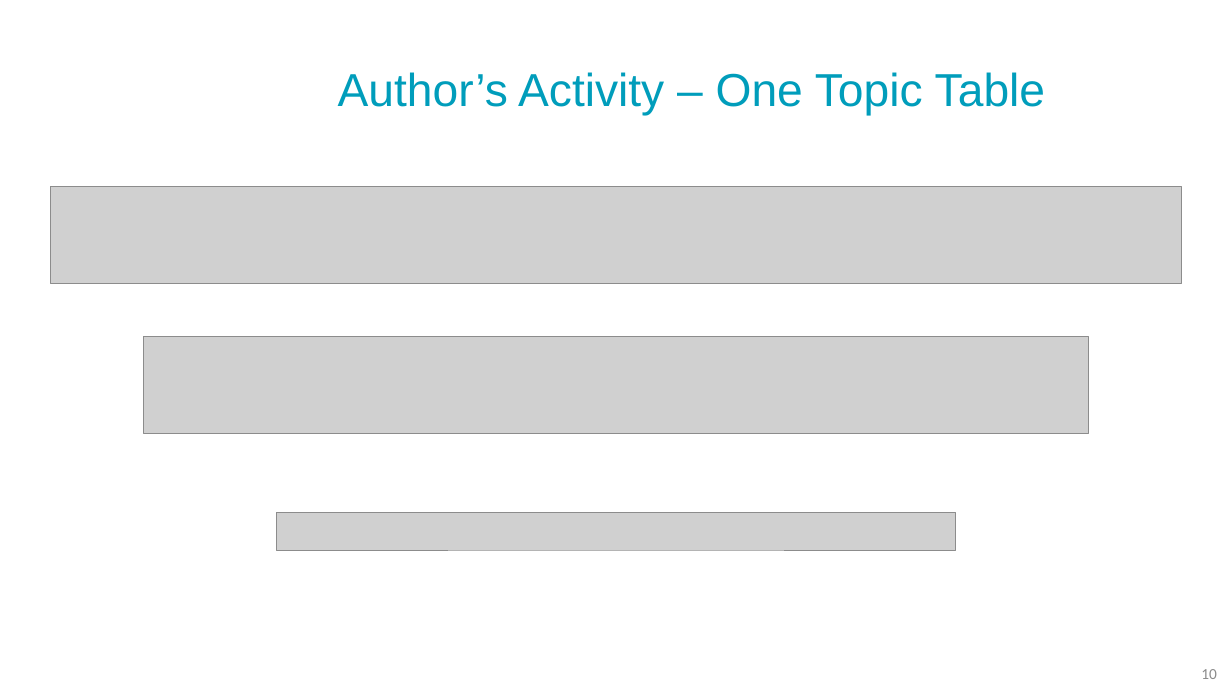
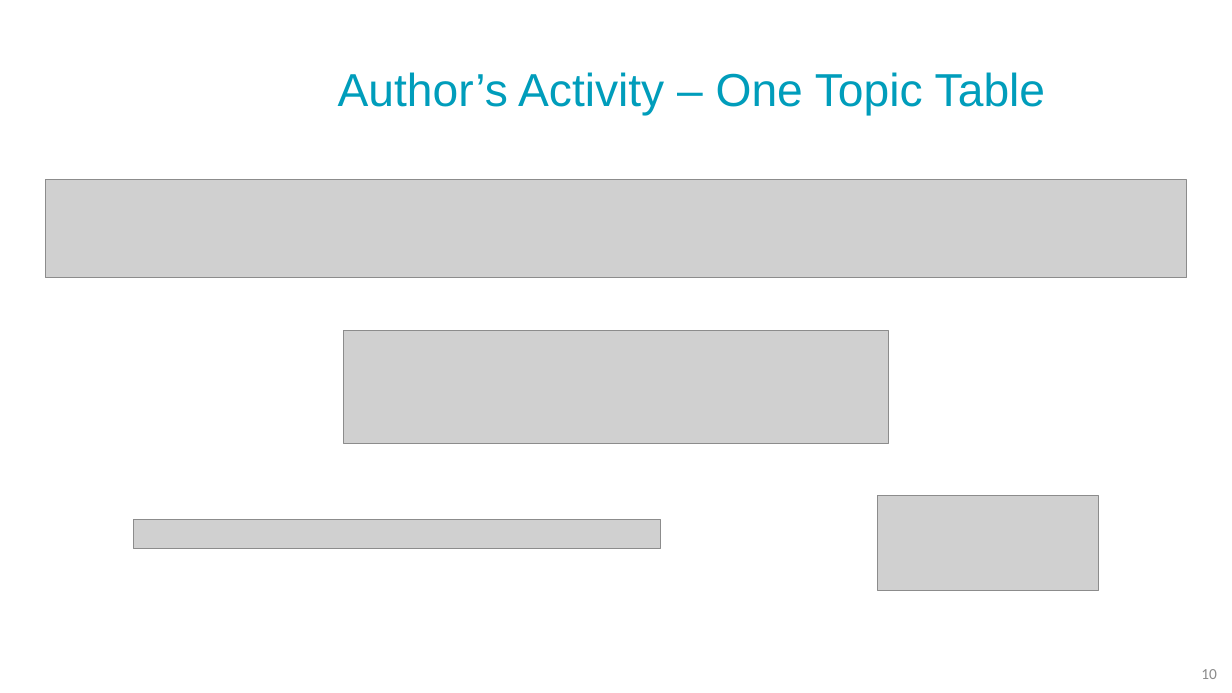
Before and after one commit to NoaTal1996/Backbone-Graph, a slide deck: slide 10 of docs/meeting_with_Sayiqan/20250721.pptx. Drawn at 1232x693 pixels with LibreOffice and Linux fonts; fonts in the diff are those of the drawing; grey boxes stand for pictures; background and template pictures are left out. Boxes give left, top, right and bottom in pixels: in the first picture for what was removed or moved away, otherwise in the second. Text is boxed around its words. In the diff, an @@ line names an element or a change of style, - is before the commit and + after.

```diff
--- a/docs/meeting_with_Sayiqan/20250721.pptx
+++ b/docs/meeting_with_Sayiqan/20250721.pptx
@@ picture: place and size @@
-picture at box(51, 187, 1182, 284)
+picture at box(45, 180, 1188, 278)
@@ picture: place and size @@
-picture at box(144, 336, 1089, 433)
+picture at box(344, 330, 888, 443)
@@ picture added at box(878, 495, 1099, 590) @@
@@ picture: place and size @@
-picture at box(276, 512, 957, 550)
+picture at box(133, 519, 660, 549)
```
Also in this commit, not shown: 6 other slides changed.
